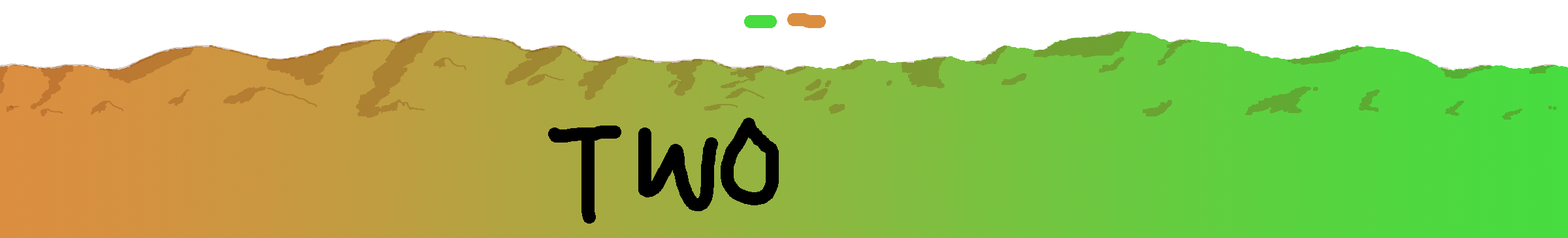
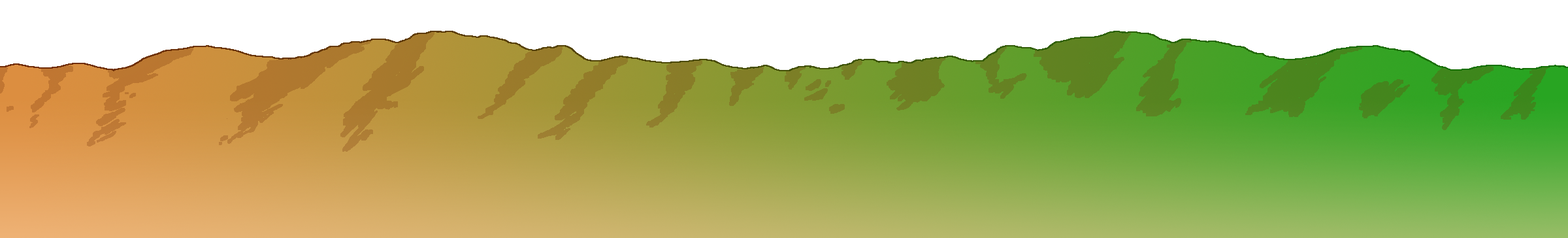
Comparing the layer stacks of the two (1568, 238) images. Changes:
removed layer "Layer 9" over [548, 117, 779, 224]
moved "Layer 10" above "hill shading 2", painted on it over [0, 13, 1568, 72]
painted on "hill shading 2" over [29, 30, 1557, 152]
removed layer "hill shading" (was 25%) over [0, 30, 784, 117]
painted on "Layer 6", masked it over [0, 31, 1568, 238]
painted on "Layer 8" over [4, 31, 1556, 70]
